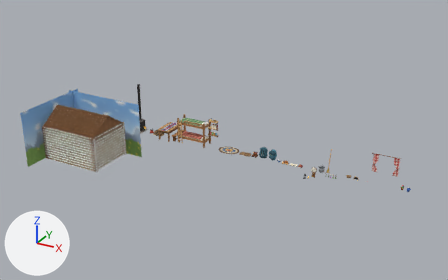
One commit to the Blender file blender/hut_kit.blend: the scene before it, then after it.
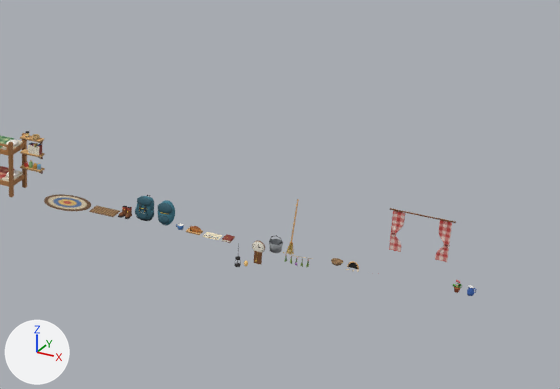
Old and new are each drawn whole from a 50 mm camera at (968.0, -1056.0, 654.0) aimed at (341.0, 84.0, 84.0) and again close up on the part from 44% to 100% of the width and 21% to 83% of the height. Lighting does not change. The marker at lower left points along +X, +Y and +Z. The older version's two pictures come first.

In view in the first close-up: 'Hut_Backpack', 'Hut_Backpack_Col', 'Hut_Book', 'Hut_Bread', 'Hut_Broom', 'Hut_Bucket', 'Hut_Bunk', 'Hut_Clock', 'Hut_Curtains', 'Hut_Herbs', 'Hut_Lamp', 'Hut_Map', 'Hut_MouseHole', 'Hut_Nest', 'Hut_Pitcher', 'Hut_Plant', 'Hut_Rug', 'Hut_Shelf' and 2 more.
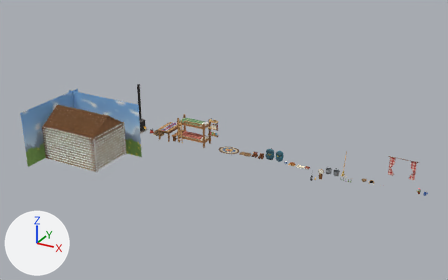
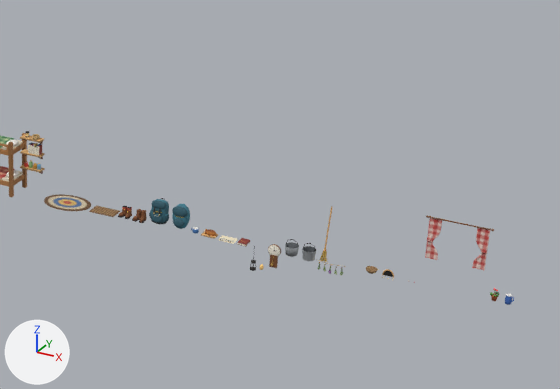
Location of each change, (x1, y1, x2, y2) in pixels of the close-ups (560 x 389 px):
'Hut_Curtains', moved: before (389, 208, 456, 262); after (425, 215, 494, 270)
'Hut_Backpack', moved: before (135, 195, 154, 221); after (149, 198, 169, 224)
'Hut_Backpack_Col', moved: before (158, 200, 175, 225); after (172, 204, 190, 229)
'Hut_Clock', moved: before (252, 241, 265, 265); after (268, 244, 281, 268)
'Hut_Bucket', moved: before (269, 235, 283, 253); after (285, 239, 299, 257)
'Hut_Broom', moved: before (286, 199, 299, 254); after (320, 206, 332, 262)
'Hut_Bread', moved: before (186, 226, 203, 235); after (201, 229, 218, 239)
'Hut_Bucket_Col', added: after (302, 243, 316, 261)
'Hut_Map', moved: before (202, 232, 223, 240); after (218, 235, 238, 244)
'Hut_Herbs', moved: before (283, 252, 312, 267); after (318, 260, 346, 275)
'Hut_MouseHole', moved: before (346, 261, 359, 272); after (381, 269, 394, 280)
'Hut_Pitcher', moved: before (467, 285, 476, 296); after (505, 294, 514, 305)
'Hut_Book', moved: before (222, 234, 235, 243); after (237, 238, 250, 246)
'Hut_Nest', moved: before (331, 258, 343, 266); after (366, 265, 378, 274)
'Hut_Boots_Col', added: after (132, 209, 147, 223)
'Hut_Plant', moved: before (453, 280, 462, 293); after (490, 288, 499, 301)
'Hut_Lamp', moved: before (234, 244, 241, 267); after (250, 246, 256, 271)

Patch to the scene script:
```diff
--- a/blender/hut_kit.blend.py
+++ b/blender/hut_kit.blend.py
@@ me_hut_bucket_col @@
+me_hut_bucket_col.from_pydata(...)  # 139 vertices, 162 faces; spans x -7.3..7.3, y -7.1..7.1, z -0.6..17.4
+me_hut_bucket_col.polygons.foreach_set('use_smooth', [True] * 162)
+me_hut_bucket_col.materials.append(mat_vertexcolor)
@@ me_hut_boots_col @@
+me_hut_boots_col.from_pydata(...)  # 6688 vertices, 6500 faces; spans x -7.18..6.41, y -6.4..6.4, z -0.6..10.28
+me_hut_boots_col.materials.append(mat_vertexcolor)
@@ ob_hut_backpack @@
 ob_hut_backpack = bpy.data.objects.new('Hut_Backpack', me_hut_backpack)
-ob_hut_backpack.location = (386.9, 200.0, 0.0)
+ob_hut_backpack.location = (404.5, 200.0, 0.0)
@@ ob_hut_backpack_col @@
 ob_hut_backpack_col = bpy.data.objects.new('Hut_Backpack_Col', me_hut_backpack_col)
-ob_hut_backpack_col.location = (412.2, 200.0, 0.0)
+ob_hut_backpack_col.location = (429.8, 200.0, 0.0)
@@ ob_hut_bread @@
 ob_hut_bread = bpy.data.objects.new('Hut_Bread', me_hut_bread)
-ob_hut_bread.location = (446.7, 200.0, 0.0)
+ob_hut_bread.location = (464.3, 200.0, 0.0)
@@ ob_hut_map @@
 ob_hut_map = bpy.data.objects.new('Hut_Map', me_hut_map)
-ob_hut_map.location = (467.7, 200.0, 0.0)
+ob_hut_map.location = (485.3, 200.0, 0.0)
@@ ob_hut_book @@
 ob_hut_book = bpy.data.objects.new('Hut_Book', me_hut_book)
-ob_hut_book.location = (485.6, 200.0, 0.0)
+ob_hut_book.location = (503.2, 200.0, 0.0)
@@ ob_hut_lamp @@
 ob_hut_lamp = bpy.data.objects.new('Hut_Lamp', me_hut_lamp)
-ob_hut_lamp.location = (497.8, 200.0, 0.0)
+ob_hut_lamp.location = (515.4, 200.0, 0.0)
@@ ob_hut_clock @@
 ob_hut_clock = bpy.data.objects.new('Hut_Clock', me_hut_clock)
-ob_hut_clock.location = (520.4, 200.0, 0.0)
+ob_hut_clock.location = (538.0, 200.0, 0.0)
@@ ob_hut_bucket @@
 ob_hut_bucket = bpy.data.objects.new('Hut_Bucket', me_hut_bucket)
-ob_hut_bucket.location = (538.7, 200.0, 0.0)
+ob_hut_bucket.location = (556.3, 200.0, 0.0)
@@ ob_hut_broom @@
 ob_hut_broom = bpy.data.objects.new('Hut_Broom', me_hut_broom)
-ob_hut_broom.location = (554.2, 200.0, 0.0)
+ob_hut_broom.location = (590.5, 200.0, 0.0)
@@ ob_hut_herbs @@
 ob_hut_herbs = bpy.data.objects.new('Hut_Herbs', me_hut_herbs)
-ob_hut_herbs.location = (578.4, 200.0, 0.0)
+ob_hut_herbs.location = (614.7, 200.0, 0.0)
@@ ob_hut_nest @@
 ob_hut_nest = bpy.data.objects.new('Hut_Nest', me_hut_nest)
-ob_hut_nest.location = (605.0, 200.0, 0.0)
+ob_hut_nest.location = (641.2, 200.0, 0.0)
@@ ob_hut_mousehole @@
 ob_hut_mousehole = bpy.data.objects.new('Hut_MouseHole', me_hut_mousehole)
-ob_hut_mousehole.location = (622.3, 200.0, 0.0)
+ob_hut_mousehole.location = (658.5, 200.0, 0.0)
@@ ob_hut_curtains @@
 ob_hut_curtains = bpy.data.objects.new('Hut_Curtains', me_hut_curtains)
-ob_hut_curtains.location = (685.8, 200.0, 0.0)
+ob_hut_curtains.location = (722.1, 200.0, 0.0)
@@ ob_hut_plant @@
 ob_hut_plant = bpy.data.objects.new('Hut_Plant', me_hut_plant)
-ob_hut_plant.location = (727.2, 200.0, 0.0)
+ob_hut_plant.location = (763.5, 200.0, 0.0)
@@ ob_hut_pitcher @@
 ob_hut_pitcher = bpy.data.objects.new('Hut_Pitcher', me_hut_pitcher)
-ob_hut_pitcher.location = (740.6, 200.0, 0.0)
+ob_hut_pitcher.location = (776.8, 200.0, 0.0)
@@ ob_hut_bucket_col @@
+ob_hut_bucket_col = bpy.data.objects.new('Hut_Bucket_Col', me_hut_bucket_col)
+ob_hut_bucket_col.location = (574.9, 200.0, 0.0)
@@ ob_hut_boots_col @@
+ob_hut_boots_col = bpy.data.objects.new('Hut_Boots_Col', me_hut_boots_col)
+ob_hut_boots_col.location = (382.4, 200.0, 0.0)
```
